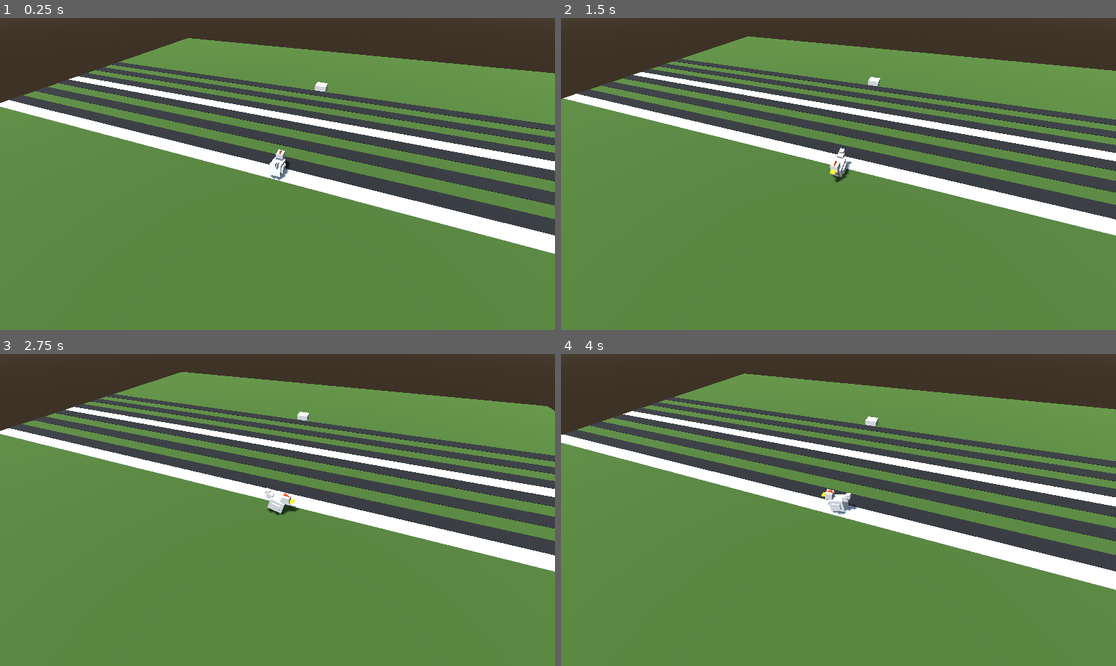
Above: before the commit, frames 1-4 (two rows, left to right).
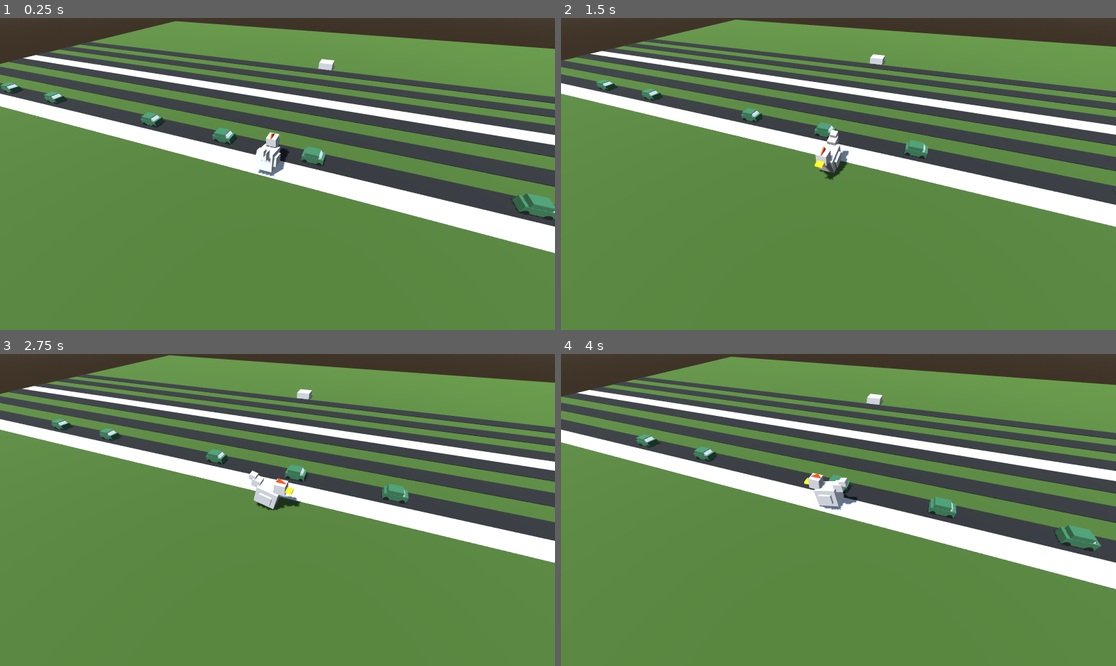
Above: after the commit, the same moments.

Repository: Wyatt-Hart/danger-xing
Game: Godot game, scene res://Main/Main.tscn
The game is run twice, just before and just after one commit, with the same random seed, the same clock (stepped at 60 frames per second) and the same inputs.
Inputs:
- Up to frame 1 (0.25 s): no input
- Up to frame 2 (1.5 s): hold D (move_right) 0.53-1.28 s; hold S (move_backward) from 1.28 s (still down)
- Up to frame 3 (2.75 s): release S (move_backward) at 2.03 s; hold D (move_right) from 2.03 s (still down)
- Up to frame 4 (4 s): release D (move_right) at 2.78 s; hold W (move_forward) 2.78-3.53 s; hold A (move_left) from 3.53 s (still down)

The runs differ from the first frame. In frame 1, 28% of the frame differs, in the area x 0-100%, y 0-76%; in frame 2, 28%; in frame 3, 28%; in frame 4, 28%.

Commit message:
Created Lane scene and added functionality for cars to spawn/despawn when reaching end of lane

Diff:
--- /dev/null
+++ b/Code/Car/Car.gd
@@ -0,0 +1,20 @@
+extends Area3D
+class_name Car
+
+var lane: Lane = null
+var speed = 0.0 # m/s
+
+
+
+# Called when the node enters the scene tree for the first time.
+func _ready() -> void:
+	# Parent of Car should be Lane
+	lane = get_parent()
+	speed = lane.speed_limit
+
+
+# Called every frame. 'delta' is the elapsed time since the previous frame.
+func _process(delta: float) -> void:
+	position.x += speed * delta
+	if position.x > lane.despawn_point:
+		position.x = lane.spawn_point
--- /dev/null
+++ b/Code/Car/Car.tscn
@@ -0,0 +1,76 @@
+[gd_scene format=3 uid="uid://d17l7nmy86h7e"]
+
+[ext_resource type="Script" uid="uid://dnhj4cvr6vhta" path="res://Car/Car.gd" id="1_argwm"]
+[ext_resource type="Material" uid="uid://b67ofpnw0cll0" path="res://Car/assets/GreenCarBody.tres" id="2_p3hxm"]
+[ext_resource type="Material" uid="uid://dlyf5cjkcjm5j" path="res://Car/assets/RubberTire.tres" id="3_vkism"]
+
+[sub_resource type="BoxShape3D" id="BoxShape3D_plnjs"]
+
+[sub_resource type="BoxMesh" id="BoxMesh_jcsow"]
+material = ExtResource("2_p3hxm")
+
+[sub_resource type="BoxMesh" id="BoxMesh_dc25y"]
+material = ExtResource("2_p3hxm")
+
+[sub_resource type="CylinderMesh" id="CylinderMesh_s5emg"]
+top_radius = 0.1
+bottom_radius = 0.1
+height = 0.075
+
+[sub_resource type="PrismMesh" id="PrismMesh_n3u1k"]
+left_to_right = 1.0
+
+[sub_resource type="BoxMesh" id="BoxMesh_3vu53"]
+material = ExtResource("2_p3hxm")
+
+[node name="Car" type="Area3D" unique_id=1509343675]
+script = ExtResource("1_argwm")
+
+[node name="CollisionShape3D" type="CollisionShape3D" parent="." unique_id=1131299800]
+transform = Transform3D(0.9, 0, 0, 0, 0.9, 0, 0, 0, 0.9, 0, 0, 0)
+shape = SubResource("BoxShape3D_plnjs")
+
+[node name="Mesh" type="Node3D" parent="." unique_id=1479596042]
+transform = Transform3D(1, 0, 0, 0, 1, 0, 0, 0, 1, 0, 0.22, 0)
+
+[node name="Body" type="MeshInstance3D" parent="Mesh" unique_id=310862993]
+transform = Transform3D(0.5, 0, 0, 0, 0.25, 0, 0, 0, 0.85, 0, 0, 0)
+mesh = SubResource("BoxMesh_jcsow")
+
+[node name="Body2" type="MeshInstance3D" parent="Mesh" unique_id=565957409]
+transform = Transform3D(-0.45, 0, -8.2292715e-08, 0, 0.15, 0, 6.794811e-08, 0, -0.545, -0.0002462929, 0.19812107, -0.048515588)
+mesh = SubResource("BoxMesh_dc25y")
+
+[node name="Tires" type="MeshInstance3D" parent="Mesh" unique_id=69771013]
+transform = Transform3D(-4.371139e-08, 1, 0, -1, -4.371139e-08, 0, 0, 0, 1, 0.24, -0.12, 0.287)
+material_override = ExtResource("3_vkism")
+mesh = SubResource("CylinderMesh_s5emg")
+
+[node name="Tires3" type="MeshInstance3D" parent="Mesh" unique_id=1840094497]
+transform = Transform3D(-4.371139e-08, 1, 0, -1, -4.371139e-08, 0, 0, 0, 1, -0.24, -0.12, 0.287)
+material_override = ExtResource("3_vkism")
+mesh = SubResource("CylinderMesh_s5emg")
+
+[node name="Tires2" type="MeshInstance3D" parent="Mesh" unique_id=116785840]
+transform = Transform3D(-4.371139e-08, 1, 0, -1, -4.371139e-08, 0, 0, 0, 1, 0.24, -0.12, -0.287)
+material_override = ExtResource("3_vkism")
+mesh = SubResource("CylinderMesh_s5emg")
+
+[node name="Tires4" type="MeshInstance3D" parent="Mesh" unique_id=23819872]
+transform = Transform3D(-4.371139e-08, 1, 0, -1, -4.371139e-08, 0, 0, 0, 1, -0.24, -0.12, -0.287)
+material_override = ExtResource("3_vkism")
+mesh = SubResource("CylinderMesh_s5emg")
+
+[node name="Windshield" type="MeshInstance3D" parent="Mesh" unique_id=284782591]
+transform = Transform3D(-5.2453664e-09, 0, 0.43, 0, 0.16, 0, -0.12, 0, -1.8795896e-08, -0.00024626416, 0.17713854, 0.2807031)
+mesh = SubResource("PrismMesh_n3u1k")
+
+[node name="WindshieldRail" type="MeshInstance3D" parent="Mesh" unique_id=681660727]
+transform = Transform3D(-2.2724683e-10, -8.767313e-09, 0.01, -0.0057188817, 0.16406631, 2.2964541e-10, -0.008203315, -0.11437765, -4.3711387e-10, -0.21475375, 0.18613094, 0.27699274)
+mesh = SubResource("BoxMesh_3vu53")
+skeleton = NodePath("../Windshield")
+
+[node name="WindshieldRail2" type="MeshInstance3D" parent="Mesh" unique_id=1047174464]
+transform = Transform3D(-2.2724683e-10, -8.767313e-09, 0.01, -0.0057188817, 0.16406631, 2.2964541e-10, -0.008203315, -0.11437765, -4.3711387e-10, 0.21475372, 0.18600002, 0.2774821)
+mesh = SubResource("BoxMesh_3vu53")
+skeleton = NodePath("../Windshield")
--- /dev/null
+++ b/Code/Car/assets/GreenCarBody.tres
@@ -0,0 +1,4 @@
+[gd_resource type="StandardMaterial3D" format=3 uid="uid://b67ofpnw0cll0"]
+
+[resource]
+albedo_color = Color(0.14784831, 0.31038877, 0.21017805, 1)
--- /dev/null
+++ b/Code/Car/assets/Roof.tres
@@ -0,0 +1,4 @@
+[gd_resource type="StandardMaterial3D" format=3 uid="uid://cl6is33lox6ev"]
+
+[resource]
+albedo_color = Color(0.14784831, 0.31038877, 0.21017805, 1)
--- /dev/null
+++ b/Code/Car/assets/RubberTire.tres
@@ -0,0 +1,4 @@
+[gd_resource type="StandardMaterial3D" format=3 uid="uid://dlyf5cjkcjm5j"]
+
+[resource]
+albedo_color = Color(0, 0, 0, 1)
--- a/Code/Chicken/Chicken.tscn
+++ b/Code/Chicken/Chicken.tscn
@@ -61,4 +61,4 @@
 transform = Transform3D(0.9396926, 0, 0.34202012, 0, 1, 0, -0.34202012, 0, 0.9396926, 0, -0.5, 0)
 
 [node name="Camera3D" type="Camera3D" parent="Rig" unique_id=117909800]
-transform = Transform3D(-1.0000001, 7.4505806e-08, -7.4505806e-08, 0, 0.70710677, 0.7071069, 8.940697e-08, 0.70710695, -0.7071068, 0, 8, -8)
+transform = Transform3D(-1.0000001, 1.7881393e-07, -1.7881393e-07, 0, 0.70710653, 0.7071071, 2.682209e-07, 0.7071071, -0.70710665, -0.3383733, 5.393014, -5.7003126)
--- /dev/null
+++ b/Code/Lane/Lane.gd
@@ -0,0 +1,6 @@
+extends MeshInstance3D
+class_name Lane
+
+var speed_limit = 2.0 # m/s
+var spawn_point = -25 # X units
+var despawn_point = 25 # X  units
--- /dev/null
+++ b/Code/Lane/Lane.tscn
@@ -0,0 +1,14 @@
+[gd_scene format=3 uid="uid://barh826pplky5"]
+
+[ext_resource type="Script" uid="uid://t7yb8npisjil" path="res://Lane/Lane.gd" id="1_cme2w"]
+
+[sub_resource type="StandardMaterial3D" id="StandardMaterial3D_83ytx"]
+albedo_color = Color(0.076041035, 0.076041035, 0.076041035, 1)
+
+[sub_resource type="BoxMesh" id="BoxMesh_amygn"]
+size = Vector3(50, 0.15, 1)
+
+[node name="Lane" type="MeshInstance3D" unique_id=1279878147]
+material_override = SubResource("StandardMaterial3D_83ytx")
+mesh = SubResource("BoxMesh_amygn")
+script = ExtResource("1_cme2w")
--- a/Code/Main/Main.tscn
+++ b/Code/Main/Main.tscn
@@ -2,7 +2,9 @@
 
 [ext_resource type="Script" uid="uid://ckplnjj5kkyta" path="res://Main/Main.gd" id="1_lxy7q"]
 [ext_resource type="PackedScene" uid="uid://dp46nxm4qxs46" path="res://Chicken/Chicken.tscn" id="2_83ytx"]
+[ext_resource type="PackedScene" uid="uid://barh826pplky5" path="res://Lane/Lane.tscn" id="3_6aewd"]
 [ext_resource type="PackedScene" uid="uid://c4v0peqkg130j" path="res://Goal/Goal.tscn" id="3_amygn"]
+[ext_resource type="PackedScene" uid="uid://d17l7nmy86h7e" path="res://Car/Car.tscn" id="4_ps1la"]
 
 [sub_resource type="ProceduralSkyMaterial" id="ProceduralSkyMaterial_83ytx"]
 sky_horizon_color = Color(0.66224277, 0.6717428, 0.6867428, 1)
@@ -47,32 +49,57 @@
 material_override = SubResource("StandardMaterial3D_amygn")
 mesh = SubResource("BoxMesh_ps1la")
 
-[node name="Road" type="MeshInstance3D" parent="." unique_id=663479426]
-transform = Transform3D(50, 0, 0, 0, 0.15, 0, 0, 0, 1, 0, 0, 1)
-material_override = SubResource("StandardMaterial3D_83ytx")
-mesh = SubResource("BoxMesh_amygn")
+[node name="Lane" parent="." unique_id=1279878147 instance=ExtResource("3_6aewd")]
+transform = Transform3D(-1, 0, 8.742278e-08, 0, 1, 0, -8.742278e-08, 0, -1, 0, 0, 1)
 
-[node name="Road2" type="MeshInstance3D" parent="." unique_id=83908664]
+[node name="Car" parent="Lane" unique_id=1509343675 instance=ExtResource("4_ps1la")]
+transform = Transform3D(1.3113416e-07, 0, 1, 0, 0.9999999, 0, -1, 0, 1.3113416e-07, -3, 0, 8.34465e-07)
+
+[node name="Car2" parent="Lane" unique_id=725143909 instance=ExtResource("4_ps1la")]
+transform = Transform3D(1.3113416e-07, 0, 1, 0, 0.9999999, 0, -1, 0, 1.3113416e-07, -7, 0, 1.1920929e-06)
+
+[node name="Car3" parent="Lane" unique_id=1997875615 instance=ExtResource("4_ps1la")]
+transform = Transform3D(1.3113416e-07, 0, 1, 0, 0.9999999, 0, -1, 0, 1.3113416e-07, -14, 0, 1.847744e-06)
+
+[node name="Car4" parent="Lane" unique_id=97138434 instance=ExtResource("4_ps1la")]
+transform = Transform3D(1.3113416e-07, 0, 1, 0, 0.9999999, 0, -1, 0, 1.3113416e-07, 12, 0, -4.7683716e-07)
+
+[node name="Car5" parent="Lane" unique_id=302210188 instance=ExtResource("4_ps1la")]
+transform = Transform3D(1.3113416e-07, 0, 1, 0, 0.9999999, 0, -1, 0, 1.3113416e-07, 8, 0, -1.1920929e-07)
+
+[node name="Car6" parent="Lane" unique_id=2023697480 instance=ExtResource("4_ps1la")]
+transform = Transform3D(1.3113416e-07, 0, 1, 0, 0.9999999, 0, -1, 0, 1.3113416e-07, 1, 0, 5.364418e-07)
+
+[node name="Car7" parent="Lane" unique_id=1339914202 instance=ExtResource("4_ps1la")]
+transform = Transform3D(1.3113416e-07, 0, 1, 0, 0.9999999, 0, -1, 0, 1.3113416e-07, -18, 0, 2.1457672e-06)
+
+[node name="Car8" parent="Lane" unique_id=194422984 instance=ExtResource("4_ps1la")]
+transform = Transform3D(1.3113416e-07, 0, 1, 0, 0.9999999, 0, -1, 0, 1.3113416e-07, 23, 0, -1.4305115e-06)
+
+[node name="Car9" parent="Lane" unique_id=1929888406 instance=ExtResource("4_ps1la")]
+transform = Transform3D(1.3113416e-07, 0, 1, 0, 0.9999999, 0, -1, 0, 1.3113416e-07, 16, 0, -8.34465e-07)
+
+[node name="Lane2" type="MeshInstance3D" parent="." unique_id=83908664]
 transform = Transform3D(50, 0, 0, 0, 0.15, 0, 0, 0, 1, 0, 0, 3)
 material_override = SubResource("StandardMaterial3D_83ytx")
 mesh = SubResource("BoxMesh_amygn")
 
-[node name="Road3" type="MeshInstance3D" parent="." unique_id=548283402]
+[node name="Lane3" type="MeshInstance3D" parent="." unique_id=548283402]
 transform = Transform3D(50, 0, 0, 0, 0.15, 0, 0, 0, 1, 0, 0, 5)
 material_override = SubResource("StandardMaterial3D_83ytx")
 mesh = SubResource("BoxMesh_amygn")
 
-[node name="Road4" type="MeshInstance3D" parent="." unique_id=339582056]
+[node name="Lane4" type="MeshInstance3D" parent="." unique_id=339582056]
 transform = Transform3D(50, 0, 0, 0, 0.15, 0, 0, 0, 1, 0, 0, 7)
 material_override = SubResource("StandardMaterial3D_83ytx")
 mesh = SubResource("BoxMesh_amygn")
 
-[node name="Road5" type="MeshInstance3D" parent="." unique_id=650879961]
+[node name="Lane5" type="MeshInstance3D" parent="." unique_id=650879961]
 transform = Transform3D(50, 0, 0, 0, 0.15, 0, 0, 0, 1, 0, 0, 9)
 material_override = SubResource("StandardMaterial3D_83ytx")
 mesh = SubResource("BoxMesh_amygn")
 
-[node name="Road6" type="MeshInstance3D" parent="." unique_id=1302608050]
+[node name="Lane6" type="MeshInstance3D" parent="." unique_id=1302608050]
 transform = Transform3D(50, 0, 0, 0, 0.15, 0, 0, 0, 1, 0, 0, 11)
 material_override = SubResource("StandardMaterial3D_83ytx")
 mesh = SubResource("BoxMesh_amygn")
--- a/Code/project.godot
+++ b/Code/project.godot
@@ -67,4 +67,6 @@
 [rendering]
 
 renderer/rendering_method="gl_compatibility"
+anti_aliasing/quality/msaa_2d=3
+anti_aliasing/quality/msaa_3d=3
 environment/default_environment="res://Main/default_env.tres"
Not shown, added: Code/Car/Car.gd.uid
Not shown, added: Code/Lane/Lane.gd.uid
Not shown, changed: Code/gdd.md
